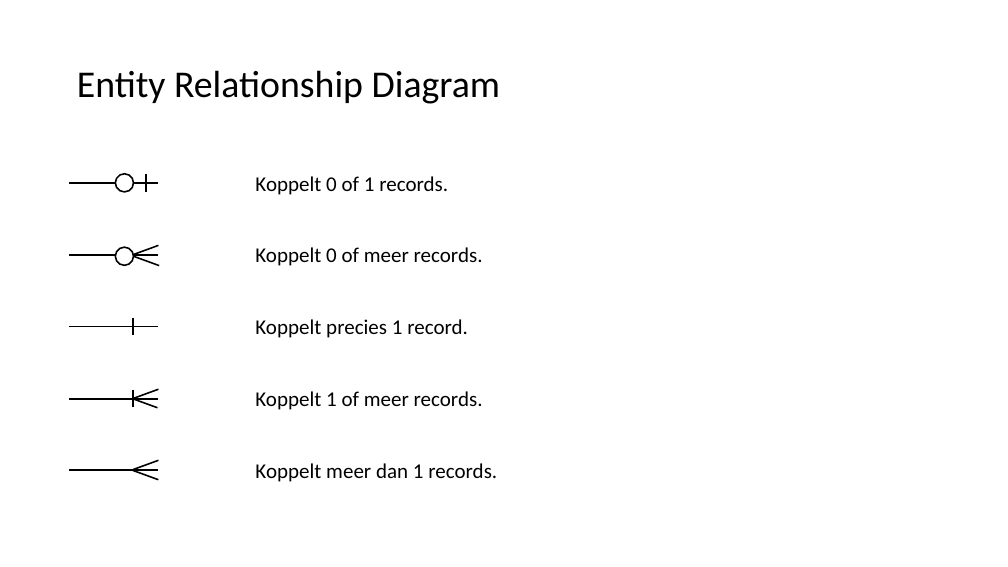
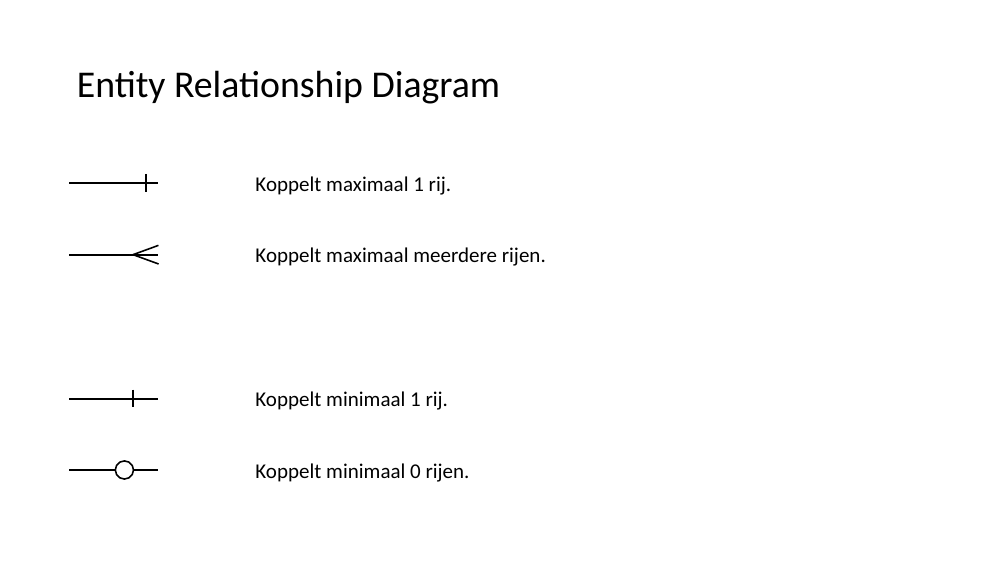
Before and after one commit to LFKoning/sql-cursus, a slide deck: slide 24 of 2_database_design/2_database_design.pptx. Drawn at 1008x567 pixels with LibreOffice and Linux fonts; fonts in the diff are those of the drawing. Boxes give left, top, right and bottom in pixels: in the first picture for what was removed or moved away, otherwise in the second. Text is boxed around its words. In the diff, an @@ line names an element or a change of style, - is before the commit and + after.

```diff
--- a/2_database_design/2_database_design.pptx
+++ b/2_database_design/2_database_design.pptx
@@ text at [255,176,451,195]: text changed @@
-Koppelt 0 of 1 records.
+Koppelt maximaal 1 rij.
@@ ellipse removed at [116,247,134,265] @@
@@ text at [255,247,546,266]: text changed @@
-Koppelt 0 of meer records.
+Koppelt maximaal meerdere rijen.
@@ line removed from (70, 327) to (159, 327) @@
@@ line removed from (133, 318) to (133, 336) @@
@@ text removed at [255,319,468,338] @@
-Koppelt precies 1 record.
@@ line removed from (133, 399) to (159, 389) @@
@@ line removed from (157, 408) to (132, 399) @@
@@ text at [255,391,448,410]: text changed @@
-Koppelt 1 of meer records.
+Koppelt minimaal 1 rij.
@@ ellipse: place and size @@
-ellipse at [116,174,134,192]
+ellipse at [116,461,134,479]
@@ line removed from (133, 470) to (159, 461) @@
@@ line removed from (158, 480) to (133, 470) @@
@@ text at [255,463,470,482]: text changed @@
-Koppelt meer dan 1 records.
+Koppelt minimaal 0 rijen.
```
Also in this commit, not shown: 1 other slide changed, 1 slide added, 1 other file.
